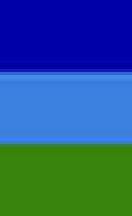
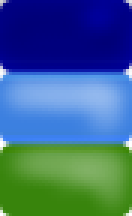
Two versions of the same layered image (132×216). Layer-by-layer changes:
added layer "side" (hard light) above "Background" over [0, 0, 132, 216]
painted on "Background", masked it over [0, 0, 132, 216]
